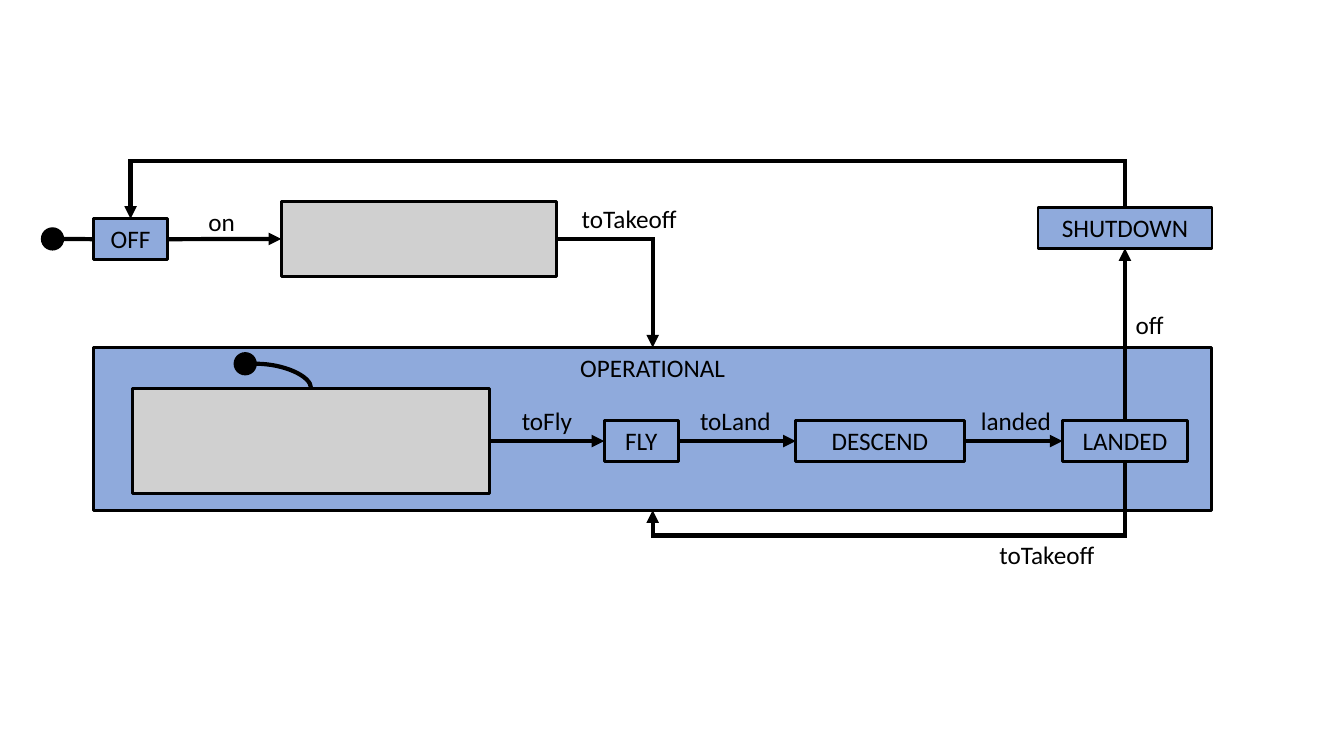
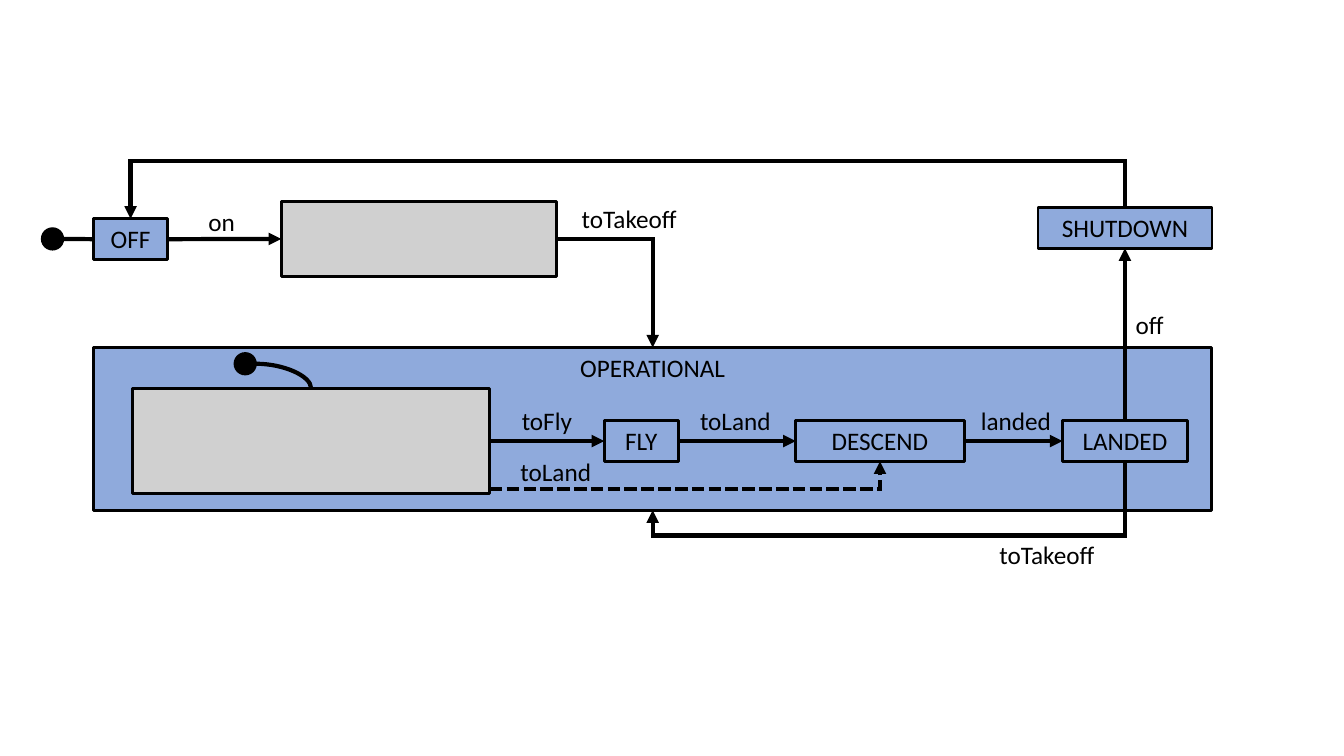
Before and after one commit to kmorris3/rodin_scxml_plugin, a slide deck: slide 1 of manuscripts/ABZ2020/source/figures/Diagrams.pptx. Drawn at 1344x756 pixels with LibreOffice and Linux fonts; fonts in the diff are those of the drawing; grey boxes stand for pictures. Boxes give left, top, right and bottom in pixels: in the first picture for what was removed or moved away, otherwise in the second. Text is boxed around its words. In the diff, an @@ line names an element or a change of style, - is before the commit and + after.

```diff
--- a/manuscripts/ABZ2020/source/figures/Diagrams.pptx
+++ b/manuscripts/ABZ2020/source/figures/Diagrams.pptx
@@ elbow arrow added from (490, 489) to (880, 462), #000000 3 pt dashed @@
@@ text added at bbox=[520, 463, 591, 481], 18 pt, text #000000 @@
+toLand
```
Also in this commit, not shown: 4 other slides changed, 2 slides removed, 10 other files.
